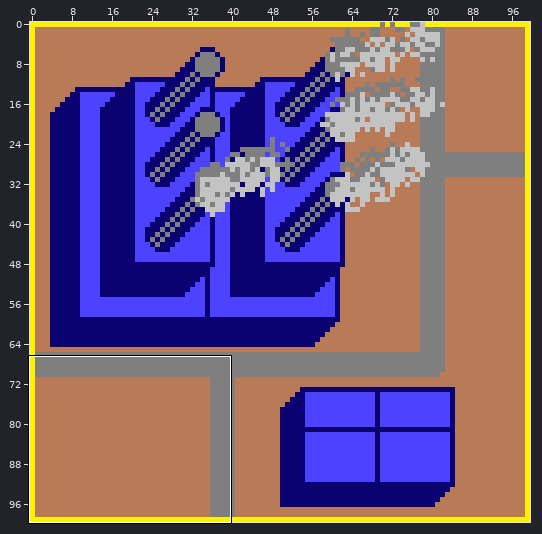
Sprite sheet -- src/Mirage.Urbanization.Resources/Tiles/Clusters/StaticZones/CoalPowerPlantZoneClusterConsumption_4.png. Above: a wide view before the commit, with the close-up outlined.
Close-up. Before the edit:
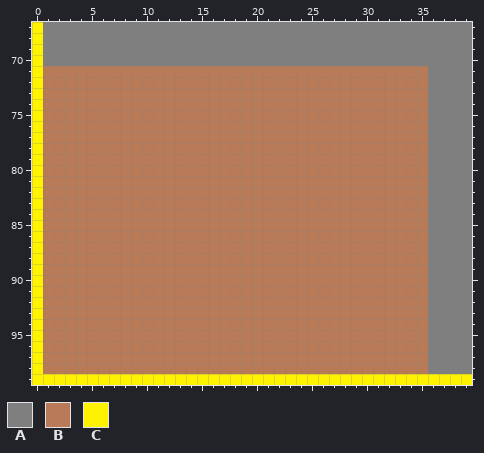
The file is 100x100 pixels. Colours within 5 levels of each other are drawn and written as one. Shown: x 0..39, y 67..99. The commit also changed other parts of the picture, which this record leaves out.
Palette (. is transparent): A #7f7f7f  B #b97a57  C #fff200
Pixels before, first column x 0:
 67 CAAAAAAAAAAAAAAAAAAAAAAAAAAAAAAAAAAAAAAA
 68 CAAAAAAAAAAAAAAAAAAAAAAAAAAAAAAAAAAAAAAA
 69 CAAAAAAAAAAAAAAAAAAAAAAAAAAAAAAAAAAAAAAA
 70 CAAAAAAAAAAAAAAAAAAAAAAAAAAAAAAAAAAAAAAA
 71 CBBBBBBBBBBBBBBBBBBBBBBBBBBBBBBBBBBBAAAA
 72 CBBBBBBBBBBBBBBBBBBBBBBBBBBBBBBBBBBBAAAA
 73 CBBBBBBBBBBBBBBBBBBBBBBBBBBBBBBBBBBBAAAA
 74 CBBBBBBBBBBBBBBBBBBBBBBBBBBBBBBBBBBBAAAA
 75 CBBBBBBBBBBBBBBBBBBBBBBBBBBBBBBBBBBBAAAA
 76 CBBBBBBBBBBBBBBBBBBBBBBBBBBBBBBBBBBBAAAA
 77 CBBBBBBBBBBBBBBBBBBBBBBBBBBBBBBBBBBBAAAA
 78 CBBBBBBBBBBBBBBBBBBBBBBBBBBBBBBBBBBBAAAA
 79 CBBBBBBBBBBBBBBBBBBBBBBBBBBBBBBBBBBBAAAA
 80 CBBBBBBBBBBBBBBBBBBBBBBBBBBBBBBBBBBBAAAA
 81 CBBBBBBBBBBBBBBBBBBBBBBBBBBBBBBBBBBBAAAA
 82 CBBBBBBBBBBBBBBBBBBBBBBBBBBBBBBBBBBBAAAA
 83 CBBBBBBBBBBBBBBBBBBBBBBBBBBBBBBBBBBBAAAA
 84 CBBBBBBBBBBBBBBBBBBBBBBBBBBBBBBBBBBBAAAA
 85 CBBBBBBBBBBBBBBBBBBBBBBBBBBBBBBBBBBBAAAA
 86 CBBBBBBBBBBBBBBBBBBBBBBBBBBBBBBBBBBBAAAA
 87 CBBBBBBBBBBBBBBBBBBBBBBBBBBBBBBBBBBBAAAA
 88 CBBBBBBBBBBBBBBBBBBBBBBBBBBBBBBBBBBBAAAA
 89 CBBBBBBBBBBBBBBBBBBBBBBBBBBBBBBBBBBBAAAA
 90 CBBBBBBBBBBBBBBBBBBBBBBBBBBBBBBBBBBBAAAA
 91 CBBBBBBBBBBBBBBBBBBBBBBBBBBBBBBBBBBBAAAA
 92 CBBBBBBBBBBBBBBBBBBBBBBBBBBBBBBBBBBBAAAA
 93 CBBBBBBBBBBBBBBBBBBBBBBBBBBBBBBBBBBBAAAA
 94 CBBBBBBBBBBBBBBBBBBBBBBBBBBBBBBBBBBBAAAA
 95 CBBBBBBBBBBBBBBBBBBBBBBBBBBBBBBBBBBBAAAA
 96 CBBBBBBBBBBBBBBBBBBBBBBBBBBBBBBBBBBBAAAA
 97 CBBBBBBBBBBBBBBBBBBBBBBBBBBBBBBBBBBBAAAA
 98 CBBBBBBBBBBBBBBBBBBBBBBBBBBBBBBBBBBBAAAA
 99 CCCCCCCCCCCCCCCCCCCCCCCCCCCCCCCCCCCCCCCC
After:
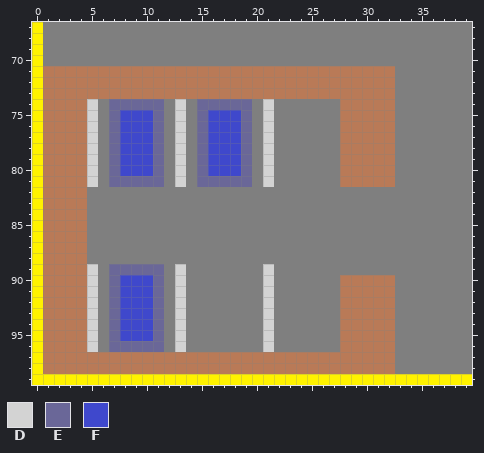
Colours new in this view: D #d3d3d3  E #6a6798  F #3f48cc
Change:
Changed rows in their new state; - is an unchanged pixel.
first column x 5:
 71 ----------------------------AAA
 72 ----------------------------AAA
 73 ----------------------------AAA
 74 DAEEEEEADAEEEEEADAAAAAA-----AAA
 75 DAEFFFEADAEFFFEADAAAAAA-----AAA
 76 DAEFFFEADAEFFFEADAAAAAA-----AAA
 77 DAEFFFEADAEFFFEADAAAAAA-----AAA
 78 DAEFFFEADAEFFFEADAAAAAA-----AAA
 79 DAEFFFEADAEFFFEADAAAAAA-----AAA
 80 DAEFFFEADAEFFFEADAAAAAA-----AAA
 81 DAEEEEEADAEEEEEADAAAAAA-----AAA
 82 AAAAAAAAAAAAAAAAAAAAAAAAAAAAAAA
 83 AAAAAAAAAAAAAAAAAAAAAAAAAAAAAAA
 84 AAAAAAAAAAAAAAAAAAAAAAAAAAAAAAA
 85 AAAAAAAAAAAAAAAAAAAAAAAAAAAAAAA
 86 AAAAAAAAAAAAAAAAAAAAAAAAAAAAAAA
 87 AAAAAAAAAAAAAAAAAAAAAAAAAAAAAAA
 88 AAAAAAAAAAAAAAAAAAAAAAAAAAAAAAA
 89 DAEEEEEADAAAAAAADAAAAAAAAAAAAAA
 90 DAEFFFEADAAAAAAADAAAAAA-----AAA
 91 DAEFFFEADAAAAAAADAAAAAA-----AAA
 92 DAEFFFEADAAAAAAADAAAAAA-----AAA
 93 DAEFFFEADAAAAAAADAAAAAA-----AAA
 94 DAEFFFEADAAAAAAADAAAAAA-----AAA
 95 DAEFFFEADAAAAAAADAAAAAA-----AAA
 96 DAEEEEEADAAAAAAADAAAAAA-----AAA
 97 ----------------------------AAA
 98 ----------------------------AAA
Boxes around the changes in both close-ups, in picture pixels (x1, y1, x2, y2):
changed: (87, 66, 428, 374)
